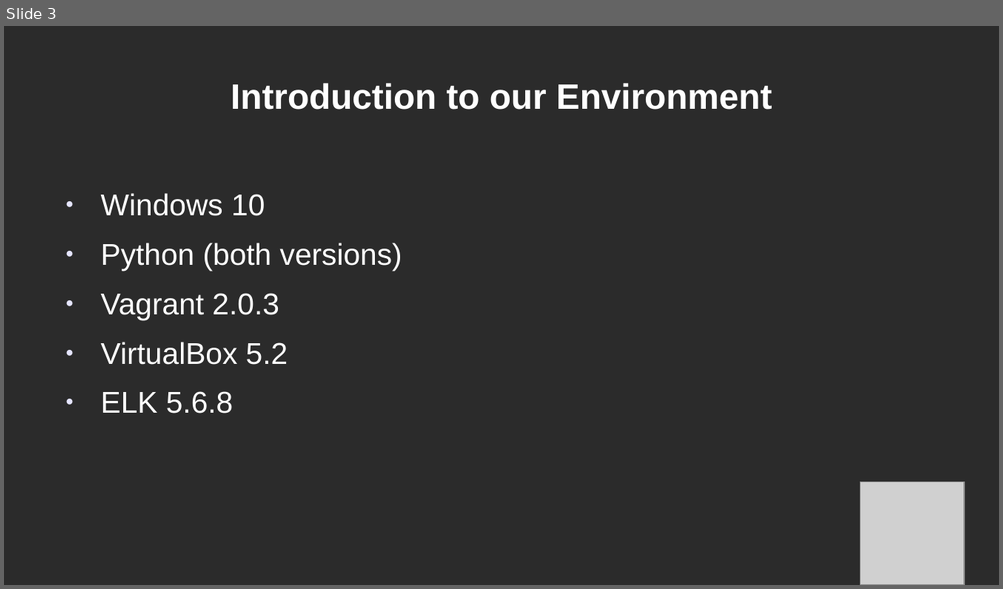
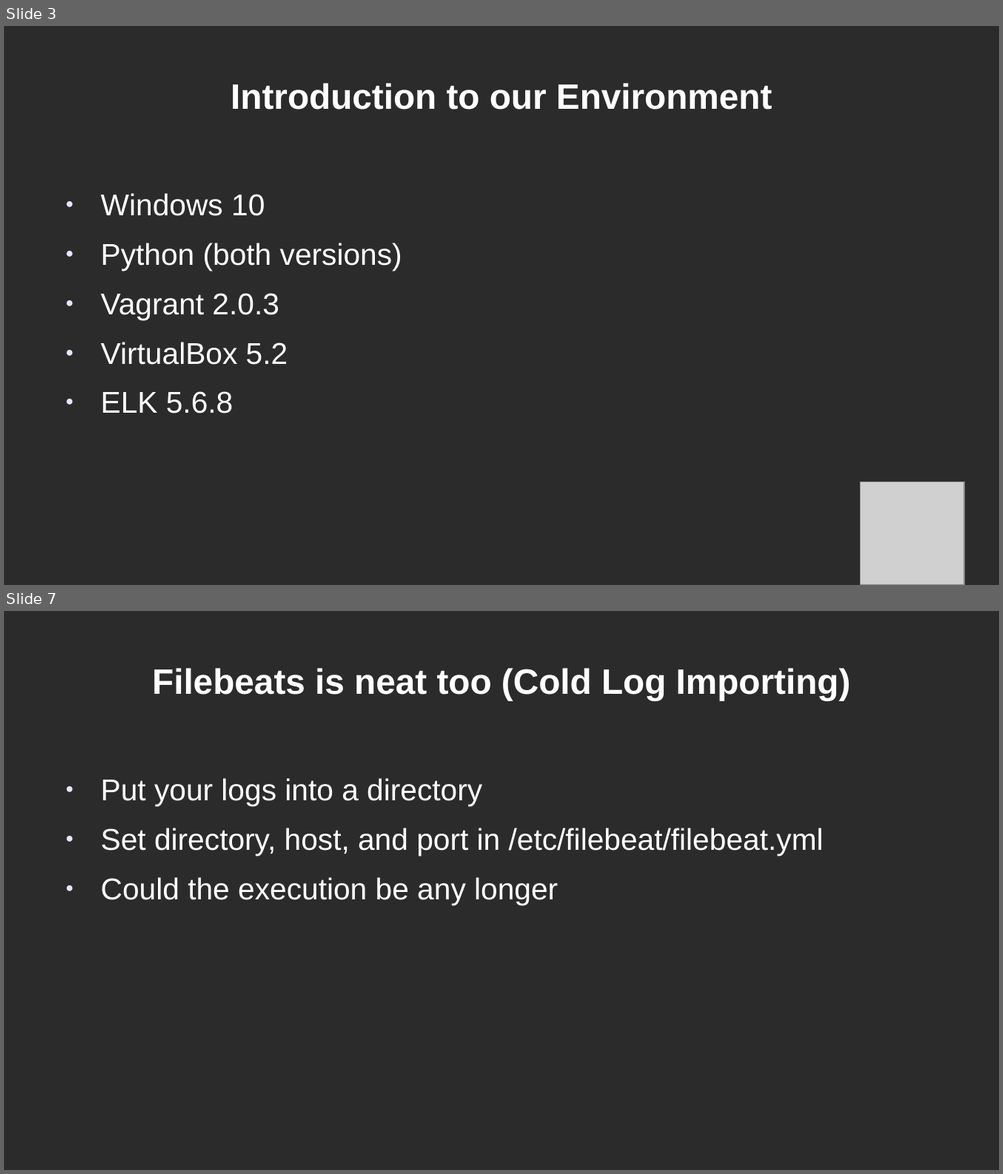
Before and after one commit to j0nny55555/elk101, a slide deck: elk101.odp. Shown one above the other, each under a label of ours: slide 3 before the commit, slides 3 and 7 after it; the slides between them are not shown. The pictures are 1003x589 and 1003x1174 pixels, drawn with LibreOffice and Linux fonts; fonts in the diff are those of the drawing; grey boxes stand for pictures; background and template pictures are left out; a plain dark background stands for a picture behind light text. Boxes give left, top, right and bottom in pixels: in the first picture for what was removed or moved away, otherwise in the second. Text is boxed around its words. In the diff, an @@ line names an element or a change of style, - is before the commit and + after.

Commit message:
Added more README details and
Got some pipelines for syslog figured out, not tested yet, need to finish an import

```diff
--- a/elk101.odp
+++ b/elk101.odp
@@ slide 7 added at <box>4,611,999,1170</box>, background picture (left out) @@
@@ title added at <box>152,668,851,701</box>, 25.6 pt, text #FFFFFF, bold @@
+Filebeats is neat too (Cold Log Importing)
@@ text added at <box>101,778,823,906</box>, 21.8 pt, text #FFFFFF @@
+● Put your logs into a directory
+● Set directory, host, and port in /etc/filebeat/filebeat.yml
+● Could the execution be any longer
```
Also in this commit, not shown: 2 slides changed, 3 other slides added, 1 slide removed, 4 other files.
